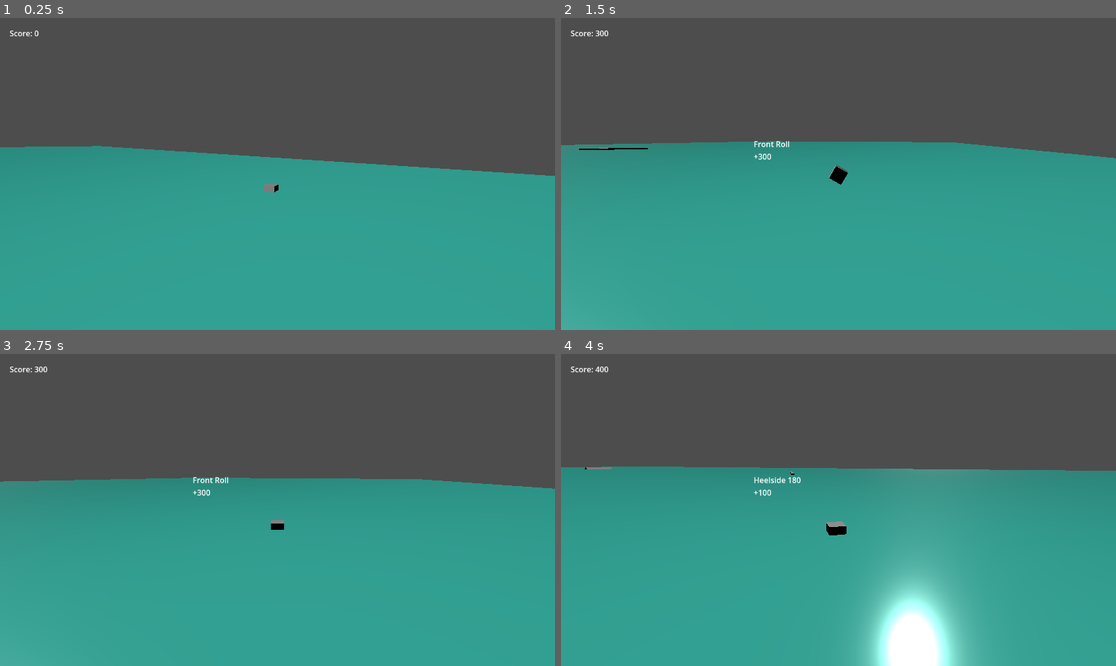
Above: before the commit, frames 1-4 (two rows, left to right).
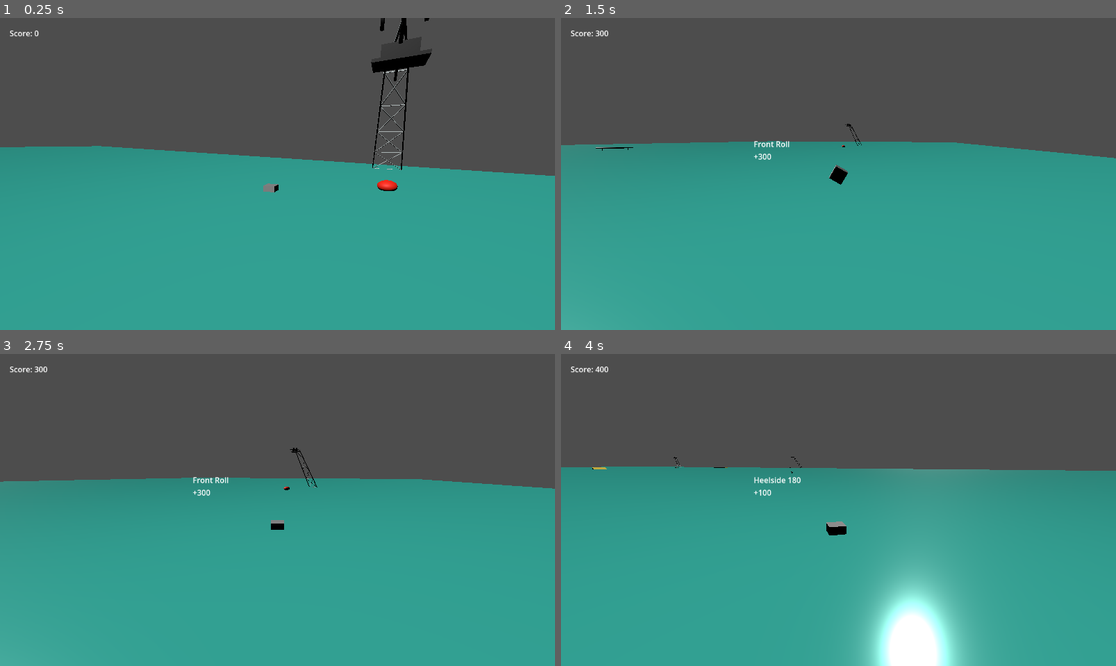
Above: after the commit, the same moments.

Repository: RONARSZN/cable-wakeboard
Game: Godot game, scene res://main.tscn
Two runs of this game, one before a commit and one after it. Both use one fixed random seed, a clock stepped at 60 frames per second and the inputs below.
Inputs (mouse positions are in pixels of both pictures, inside the frame that each line leads up to):
- Up to frame 1 (0.25 s): no input
- Up to frame 2 (1.5 s): tap Enter at 0.5 s; move the mouse to (960, 158) at 0.52 s; hold Right 0.53-1.28 s; click (960, 158) at 0.67 s; tap Space at 0.77 s; move the mouse to (727, 189) at 1.27 s; hold Down from 1.28 s (still down)
- Up to frame 3 (2.75 s): tap Space at 1.52 s; move the mouse to (333, 441) at 2.02 s; release Down at 2.03 s; hold Right from 2.03 s (still down)
- Up to frame 4 (4 s): move the mouse to (810, 572) at 2.77 s; release Right at 2.78 s; hold Up 2.78-3.53 s; click (810, 572) at 2.92 s; tap Space at 3.02, 3.77 s; move the mouse to (1005, 556) at 3.52 s; hold Left from 3.53 s (still down)

The runs differ from the first frame. In frame 1, 1.0% of the frame differs, in the area x 66-78%, y 0-56%; in frame 2, less than 0.1%; in frame 3, less than 0.1%; in frame 4, less than 0.1%.

Commit message:
Add obstacle interactions

Diff:
--- a/cable_path.gd
+++ b/cable_path.gd
@@ -25,28 +25,89 @@
 	# Give the finished curve to the CablePath node.
 	self.curve = new_curve
 
+	_add_environment(points)
 	_add_obstacles()
 
+func _add_environment(points: Array):
+	var environment_parent = Node3D.new()
+	environment_parent.name = "CableParkMarkers"
+	var course_center = _average_point(points)
+
+	for index in range(points.size()):
+		var cable_point = points[index]
+		var tower = _create_tower_for_index(index)
+		tower.position = _tower_base_position(cable_point, course_center)
+		tower.look_at_from_position(tower.position, cable_point, Vector3.UP)
+		environment_parent.add_child(tower)
+
+		var marker = EnvironmentFactory.create_course_marker("Marker" + str(index + 1))
+		marker.position = _marker_position(cable_point, course_center)
+		environment_parent.add_child(marker)
+
+	get_parent().call_deferred("add_child", environment_parent)
+
+func _create_tower_for_index(index: int) -> Node3D:
+	if index == 0:
+		return EnvironmentFactory.create_engine_tower("EngineTower")
+	return EnvironmentFactory.create_corner_tower("Tower" + str(index + 1))
+
+func _tower_base_position(cable_point: Vector3, course_center: Vector3) -> Vector3:
+	return cable_point + _outward_from_center(cable_point, course_center) * 16.0
+
+func _marker_position(cable_point: Vector3, course_center: Vector3) -> Vector3:
+	return cable_point + _outward_from_center(cable_point, course_center) * 4.0 + Vector3(0, 0.35, 0)
+
+func _average_point(points: Array) -> Vector3:
+	var total = Vector3.ZERO
+	for point in points:
+		total += point
+	return total / points.size()
+
+func _outward_from_center(point: Vector3, center: Vector3) -> Vector3:
+	var outward = point - center
+	outward.y = 0.0
+	return outward.normalized()
+
 func _add_obstacles():
-	# Basic ramp on the right straight.
-	# Place it directly on the same segment the rider follows.
-	var ramp = MeshInstance3D.new()
-	var ramp_mesh = PrismMesh.new()
-	ramp_mesh.size = Vector3(8, 1.5, 14)
-	ramp.mesh = ramp_mesh
-	ramp.position = _point_between(Vector3(127, 0, -52), Vector3(113, 0, 71), 0.58) + Vector3(0, 0.75, 0)
-	ramp.rotation.y = _path_angle(Vector3(127, 0, -52), Vector3(113, 0, 71))
-	get_parent().call_deferred("add_child", ramp)
+	var obstacle_parent = Node3D.new()
+	obstacle_parent.name = "Obstacles"
 
-	# Basic rail on the left straight.
-	# Keep it centered on the rider path instead of guessing world coordinates.
-	var rail = MeshInstance3D.new()
-	var rail_mesh = BoxMesh.new()
-	rail_mesh.size = Vector3(1, 0.5, 18)
-	rail.mesh = rail_mesh
-	rail.position = _point_between(Vector3(0, 0, 108), Vector3(-127, 0, -52), 0.6) + Vector3(0, 0.5, 0)
-	rail.rotation.y = _path_angle(Vector3(0, 0, 108), Vector3(-127, 0, -52))
-	get_parent().call_deferred("add_child", rail)
+	_place_obstacle_on_segment(
+		obstacle_parent,
+		ObstacleFactory.create_kicker(),
+		Vector3(127, 0, -52),
+		Vector3(113, 0, 71),
+		0.58
+	)
+
+	_place_obstacle_on_segment(
+		obstacle_parent,
+		ObstacleFactory.create_flat_box(),
+		Vector3(113, 0, 71),
+		Vector3(0, 0, 108),
+		0.42
+	)
+
+	_place_obstacle_on_segment(
+		obstacle_parent,
+		ObstacleFactory.create_pipe_rail(),
+		Vector3(0, 0, 108),
+		Vector3(-127, 0, -52),
+		0.6
+	)
+
+	get_parent().call_deferred("add_child", obstacle_parent)
+
+func _place_obstacle_on_segment(
+	parent: Node3D,
+	obstacle: Node3D,
+	start: Vector3,
+	end: Vector3,
+	amount: float
+):
+	obstacle.position = _point_between(start, end, amount)
+	obstacle.rotation.y = _path_angle(start, end)
+	parent.add_child(obstacle)
 
 func _point_between(start: Vector3, end: Vector3, amount: float) -> Vector3:
 	return start.lerp(end, amount)
--- /dev/null
+++ b/environment_factory.gd
@@ -0,0 +1,147 @@
+class_name EnvironmentFactory
+
+const STEEL_COLOR = Color(0.78, 0.82, 0.82)
+const DARK_STEEL_COLOR = Color(0.06, 0.06, 0.06)
+const WARNING_COLOR = Color(1.0, 0.16, 0.08)
+
+static func create_engine_tower(tower_name: String) -> Node3D:
+	var tower = Node3D.new()
+	tower.name = tower_name
+	_add_engine_tower_frame(tower)
+	_add_engine_head(tower)
+	return tower
+
+static func create_corner_tower(tower_name: String) -> Node3D:
+	var tower = Node3D.new()
+	tower.name = tower_name
+	_add_corner_tower_frame(tower)
+	_add_pulley_head(tower, Vector3(0.0, 10.8, -7.0))
+	return tower
+
+static func create_course_marker(marker_name: String) -> MeshInstance3D:
+	var buoy_mesh = SphereMesh.new()
+	buoy_mesh.radius = 0.8
+	buoy_mesh.height = 1.0
+	var marker = _create_mesh(marker_name, buoy_mesh, WARNING_COLOR)
+	marker.position.y = 0.35
+	return marker
+
+static func _add_engine_tower_frame(tower: Node3D):
+	var base_left = Vector3(-2.0, 0.0, 4.0)
+	var base_right = Vector3(2.0, 0.0, 4.0)
+	var apex_left = Vector3(-1.0, 11.0, -8.0)
+	var apex_right = Vector3(1.0, 11.0, -8.0)
+	_add_truss_frame(tower, base_left, base_right, apex_left, apex_right, 4)
+
+	var boom_start = Vector3(0.0, 10.5, -6.8)
+	var boom_end = Vector3(0.0, 10.5, -19.0)
+	tower.add_child(_beam_between("EngineBoom", boom_start, boom_end, 0.22, DARK_STEEL_COLOR))
+	tower.add_child(_beam_between("BoomBraceLeft", apex_left, boom_end, 0.12, STEEL_COLOR))
+	tower.add_child(_beam_between("BoomBraceRight", apex_right, boom_end, 0.12, STEEL_COLOR))
+
+static func _add_engine_head(tower: Node3D):
+	var deck_mesh = BoxMesh.new()
+	deck_mesh.size = Vector3(3.2, 0.22, 2.2)
+	var deck = _create_mesh("EngineDeck", deck_mesh, DARK_STEEL_COLOR)
+	deck.position = Vector3(0.0, 9.4, -15.5)
+	tower.add_child(deck)
+
+	var motor_mesh = BoxMesh.new()
+	motor_mesh.size = Vector3(2.2, 1.0, 1.4)
+	var motor = _create_mesh("MotorHousing", motor_mesh, DARK_STEEL_COLOR)
+	motor.position = Vector3(0.0, 10.05, -15.2)
+	tower.add_child(motor)
+
+	for index in range(3):
+		var pulley = _create_pulley("EnginePulley" + str(index + 1))
+		pulley.position = Vector3(-1.0 + index, 10.65, -18.7)
+		tower.add_child(pulley)
+
+static func _add_corner_tower_frame(tower: Node3D):
+	var base_left = Vector3(-1.4, 0.0, 3.0)
+	var base_right = Vector3(1.4, 0.0, 3.0)
+	var apex_left = Vector3(-0.7, 10.8, -7.0)
+	var apex_right = Vector3(0.7, 10.8, -7.0)
+	_add_truss_frame(tower, base_left, base_right, apex_left, apex_right, 4)
+
+	var boom_end = Vector3(0.0, 10.6, -10.5)
+	tower.add_child(_beam_between("ShortCableArm", Vector3(0.0, 10.6, -6.4), boom_end, 0.16, DARK_STEEL_COLOR))
+	tower.add_child(_beam_between("CableArmBraceLeft", apex_left, boom_end, 0.1, STEEL_COLOR))
+	tower.add_child(_beam_between("CableArmBraceRight", apex_right, boom_end, 0.1, STEEL_COLOR))
+
+static func _add_pulley_head(tower: Node3D, center: Vector3):
+	var deck_mesh = BoxMesh.new()
+	deck_mesh.size = Vector3(2.4, 0.18, 1.2)
+	var deck = _create_mesh("PulleyDeck", deck_mesh, DARK_STEEL_COLOR)
+	deck.position = center + Vector3(0.0, -0.55, -0.6)
+	tower.add_child(deck)
+
+	for index in range(2):
+		var pulley = _create_pulley("CornerPulley" + str(index + 1))
+		pulley.position = center + Vector3(-0.45 + index * 0.9, 0.0, -1.2)
+		tower.add_child(pulley)
+
+static func _add_truss_frame(
+	tower: Node3D,
+	base_left: Vector3,
+	base_right: Vector3,
+	apex_left: Vector3,
+	apex_right: Vector3,
+	sections: int
+):
+	tower.add_child(_beam_between("LeftMainLeg", base_left, apex_left, 0.14, STEEL_COLOR))
+	tower.add_child(_beam_between("RightMainLeg", base_right, apex_right, 0.14, STEEL_COLOR))
+	tower.add_child(_beam_between("TopCrossBar", apex_left, apex_right, 0.1, STEEL_COLOR))
+
+	for index in range(sections):
+		var start_amount = float(index) / sections
+		var end_amount = float(index + 1) / sections
+		var left_start = base_left.lerp(apex_left, start_amount)
+		var left_end = base_left.lerp(apex_left, end_amount)
+		var right_start = base_right.lerp(apex_right, start_amount)
+		var right_end = base_right.lerp(apex_right, end_amount)
+		tower.add_child(_beam_between("CrossBraceA" + str(index), left_start, right_end, 0.07, STEEL_COLOR))
+		tower.add_child(_beam_between("CrossBraceB" + str(index), right_start, left_end, 0.07, STEEL_COLOR))
+		tower.add_child(_beam_between("Rung" + str(index), left_start, right_start, 0.07, STEEL_COLOR))
+
+static func _create_pulley(pulley_name: String) -> MeshInstance3D:
+	var pulley_mesh = CylinderMesh.new()
+	pulley_mesh.top_radius = 0.48
+	pulley_mesh.bottom_radius = 0.48
+	pulley_mesh.height = 0.16
+	var pulley = _create_mesh(pulley_name, pulley_mesh, DARK_STEEL_COLOR)
+	pulley.rotation_degrees.z = 90.0
+	return pulley
+
+static func _beam_between(
+	beam_name: String,
+	start: Vector3,
+	end: Vector3,
+	thickness: float,
+	color: Color
+) -> MeshInstance3D:
+	var direction = end - start
+	var beam_mesh = BoxMesh.new()
+	beam_mesh.size = Vector3(thickness, thickness, direction.length())
+	var beam = _create_mesh(beam_name, beam_mesh, color)
+	beam.position = start + direction * 0.5
+	beam.look_at_from_position(beam.position, end, _up_for_direction(direction))
+	return beam
+
+static func _up_for_direction(direction: Vector3) -> Vector3:
+	if abs(direction.normalized().dot(Vector3.UP)) > 0.95:
+		return Vector3.FORWARD
+	return Vector3.UP
+
+static func _create_mesh(mesh_name: String, mesh: Mesh, color: Color) -> MeshInstance3D:
+	var mesh_instance = MeshInstance3D.new()
+	mesh_instance.name = mesh_name
+	mesh_instance.mesh = mesh
+	mesh_instance.material_override = _create_material(color)
+	return mesh_instance
+
+static func _create_material(color: Color) -> StandardMaterial3D:
+	var material = StandardMaterial3D.new()
+	material.albedo_color = color
+	material.roughness = 0.6
+	return material
--- /dev/null
+++ b/obstacle_factory.gd
@@ -0,0 +1,85 @@
+class_name ObstacleFactory
+
+const WATERLINE_Y = 0.0
+
+static func create_kicker() -> Node3D:
+	var obstacle = _create_obstacle_root("Kicker", "kicker", 4.2, 0)
+	var ramp_mesh = PrismMesh.new()
+	ramp_mesh.size = Vector3(5.0, 1.4, 7.0)
+	var ramp = _create_mesh("Ramp", ramp_mesh, Color(0.95, 0.83, 0.28))
+	ramp.position.y = WATERLINE_Y + 0.7
+	obstacle.add_child(ramp)
+
+	var deck_mesh = BoxMesh.new()
+	deck_mesh.size = Vector3(5.2, 0.18, 7.2)
+	var deck = _create_mesh("Deck", deck_mesh, Color(0.18, 0.18, 0.16))
+	deck.position.y = WATERLINE_Y + 1.45
+	obstacle.add_child(deck)
+	return obstacle
+
+static func create_flat_box() -> Node3D:
+	var obstacle = _create_obstacle_root("FlatBox", "grind", 3.5, 150)
+	var box_mesh = BoxMesh.new()
+	box_mesh.size = Vector3(4.0, 0.8, 12.0)
+	var box = _create_mesh("RideSurface", box_mesh, Color(0.95, 0.83, 0.28))
+	box.position.y = WATERLINE_Y + 0.4
+	obstacle.add_child(box)
+
+	var top_mesh = BoxMesh.new()
+	top_mesh.size = Vector3(4.1, 0.08, 12.1)
+	var top = _create_mesh("TopSheet", top_mesh, Color(0.18, 0.18, 0.16))
+	top.position.y = WATERLINE_Y + 0.84
+	obstacle.add_child(top)
+	return obstacle
+
+static func create_pipe_rail() -> Node3D:
+	var obstacle = _create_obstacle_root("PipeRail", "grind", 3.0, 250)
+	var rail_mesh = CylinderMesh.new()
+	rail_mesh.top_radius = 0.18
+	rail_mesh.bottom_radius = 0.18
+	rail_mesh.height = 10.0
+	var rail = _create_mesh("Pipe", rail_mesh, Color(0.1, 0.1, 0.09))
+	rail.rotation_degrees.x = 90.0
+	rail.position.y = WATERLINE_Y + 0.85
+	obstacle.add_child(rail)
+
+	var left_support = _create_support("LeftSupport", -3.5)
+	var right_support = _create_support("RightSupport", 3.5)
+	obstacle.add_child(left_support)
+	obstacle.add_child(right_support)
+	return obstacle
+
+static func _create_obstacle_root(
+	obstacle_name: String,
+	obstacle_kind: String,
+	interaction_radius: float,
+	points: int
+) -> Node3D:
+	var obstacle = Node3D.new()
+	obstacle.name = obstacle_name
+	obstacle.set_meta("obstacle_kind", obstacle_kind)
+	obstacle.set_meta("interaction_radius", interaction_radius)
+	obstacle.set_meta("points", points)
+	return obstacle
+
+static func _create_mesh(mesh_name: String, mesh: Mesh, color: Color) -> MeshInstance3D:
+	var mesh_instance = MeshInstance3D.new()
+	mesh_instance.name = mesh_name
+	mesh_instance.mesh = mesh
+	mesh_instance.material_override = _create_material(color)
+	return mesh_instance
+
+static func _create_support(support_name: String, z_offset: float) -> MeshInstance3D:
+	var support_mesh = CylinderMesh.new()
+	support_mesh.top_radius = 0.08
+	support_mesh.bottom_radius = 0.08
+	support_mesh.height = 0.85
+	var support = _create_mesh(support_name, support_mesh, Color(0.12, 0.12, 0.11))
+	support.position = Vector3(0.0, WATERLINE_Y + 0.42, z_offset)
+	return support
+
+static func _create_material(color: Color) -> StandardMaterial3D:
+	var material = StandardMaterial3D.new()
+	material.albedo_color = color
+	material.roughness = 0.55
+	return material
--- a/rider.gd
+++ b/rider.gd
@@ -14,6 +14,9 @@
 var swipe_threshold = 50.0
 var last_trick = ""
 var last_trick_points = 0
+var obstacle_cooldowns = {}
+var obstacle_cooldown_time = 1.0
+var kicker_boost = 3.5
 
 # Animation variables
 var is_animating = false
@@ -35,6 +38,7 @@
 	progress_ratio -= speed * delta
 	if progress_ratio <= 0.0:
 		progress_ratio = 1.0
+	_update_obstacle_cooldowns(delta)
 
 	if is_jumping:
 		jump_velocity += gravity * delta
@@ -65,6 +69,7 @@
 			is_animating = false
 
 	$MeshInstance3D.position.y = vertical_offset
+	_check_obstacle_interactions()
 
 func jump():
 	if not is_jumping:
@@ -72,6 +77,67 @@
 		jump_velocity = jump_force
 		last_trick = ""
 		last_trick_points = 0
+
+func _check_obstacle_interactions():
+	var obstacle_parent = get_node_or_null("/root/Main/Obstacles")
+	if obstacle_parent == null:
+		return
+
+	for obstacle in obstacle_parent.get_children():
+		if not obstacle is Node3D or _is_obstacle_on_cooldown(obstacle):
+			continue
+
+		var radius = float(obstacle.get_meta("interaction_radius", 3.0))
+		if _horizontal_distance(global_position, obstacle.global_position) <= radius:
+			_handle_obstacle(obstacle)
+			obstacle_cooldowns[obstacle.get_instance_id()] = obstacle_cooldown_time
+			return
+
+func _handle_obstacle(obstacle: Node3D):
+	var obstacle_kind = str(obstacle.get_meta("obstacle_kind", ""))
+	if obstacle_kind == "kicker":
+		_hit_kicker()
+	elif obstacle_kind == "grind":
+		_hit_grind_obstacle(obstacle)
+
+func _hit_kicker():
+	if not is_jumping:
+		jump()
+		jump_velocity += kicker_boost
+	_show_obstacle_message("Kicker pop", 0)
+
+func _hit_grind_obstacle(obstacle: Node3D):
+	if is_jumping and vertical_offset <= 1.4:
+		last_trick = obstacle.name + " grind"
+		last_trick_points = int(obstacle.get_meta("points", 0))
+		_show_obstacle_message(last_trick, last_trick_points)
+	else:
+		var ui = get_node_or_null("/root/Main/UI")
+		if ui:
+			ui.crash()
+
+func _show_obstacle_message(message: String, points: int):
+	var ui = get_node_or_null("/root/Main/UI")
+	if ui:
+		ui.show_obstacle(message, points)
+
+func _update_obstacle_cooldowns(delta: float):
+	var expired = []
+	for obstacle_id in obstacle_cooldowns.keys():
+		obstacle_cooldowns[obstacle_id] -= delta
+		if obstacle_cooldowns[obstacle_id] <= 0.0:
+			expired.append(obstacle_id)
+
+	for obstacle_id in expired:
+		obstacle_cooldowns.erase(obstacle_id)
+
+func _is_obstacle_on_cooldown(obstacle: Node3D) -> bool:
+	return obstacle_cooldowns.has(obstacle.get_instance_id())
+
+func _horizontal_distance(first: Vector3, second: Vector3) -> float:
+	first.y = 0.0
+	second.y = 0.0
+	return first.distance_to(second)
 
 func detect_trick(swipe: Vector2):
 	if not is_jumping:
--- a/ui.gd
+++ b/ui.gd
@@ -20,6 +20,15 @@
 	$ScoreLabel.text = "Score: " + str(score)
 	trick_display_timer = trick_display_duration
 
+func show_obstacle(message: String, points: int):
+	score += points
+	if points > 0:
+		$TrickLabel.text = message + "\n+" + str(points)
+	else:
+		$TrickLabel.text = message
+	$ScoreLabel.text = "Score: " + str(score)
+	trick_display_timer = trick_display_duration
+
 func crash():
 	score = 0
 	$ScoreLabel.text = "Score: 0"
Not shown, added: environment_factory.gd.uid
Not shown, added: obstacle_factory.gd.uid
Not shown, changed: README.md
Not shown, added: tests/verify_obstacle_setup.ps1
